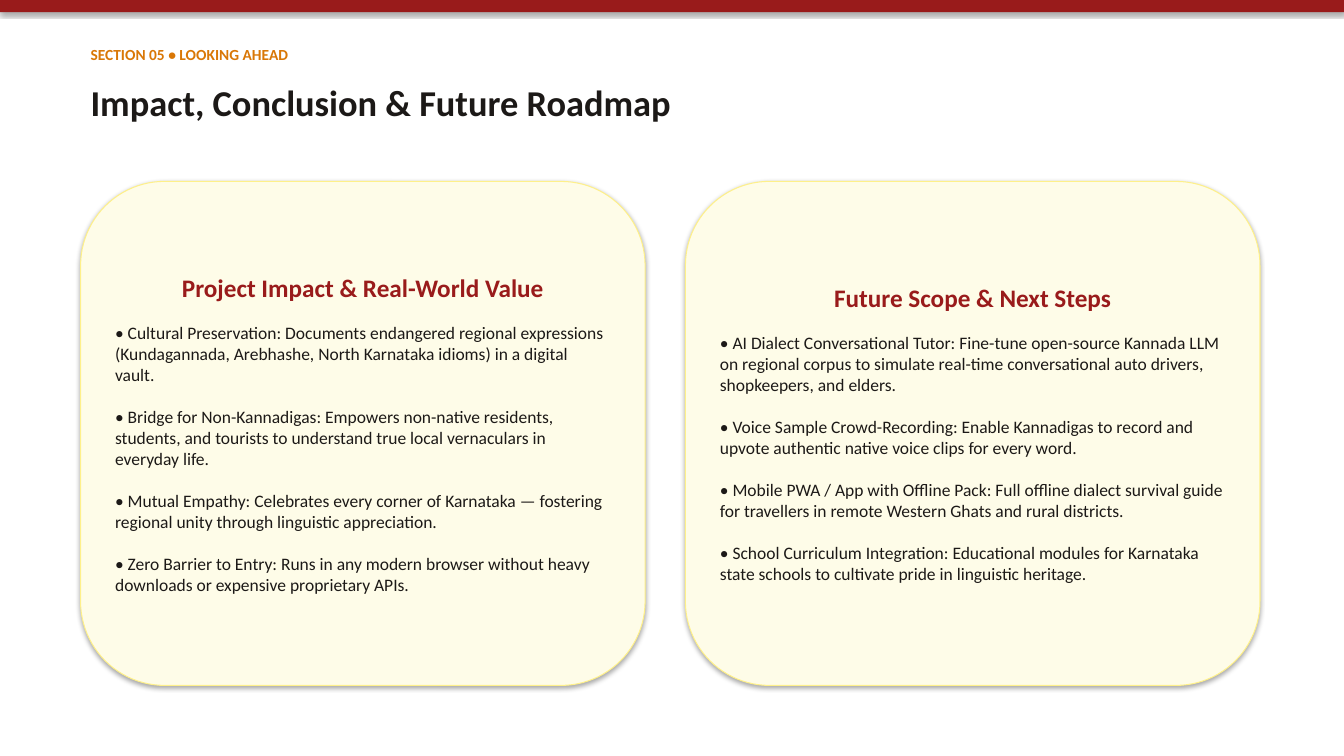
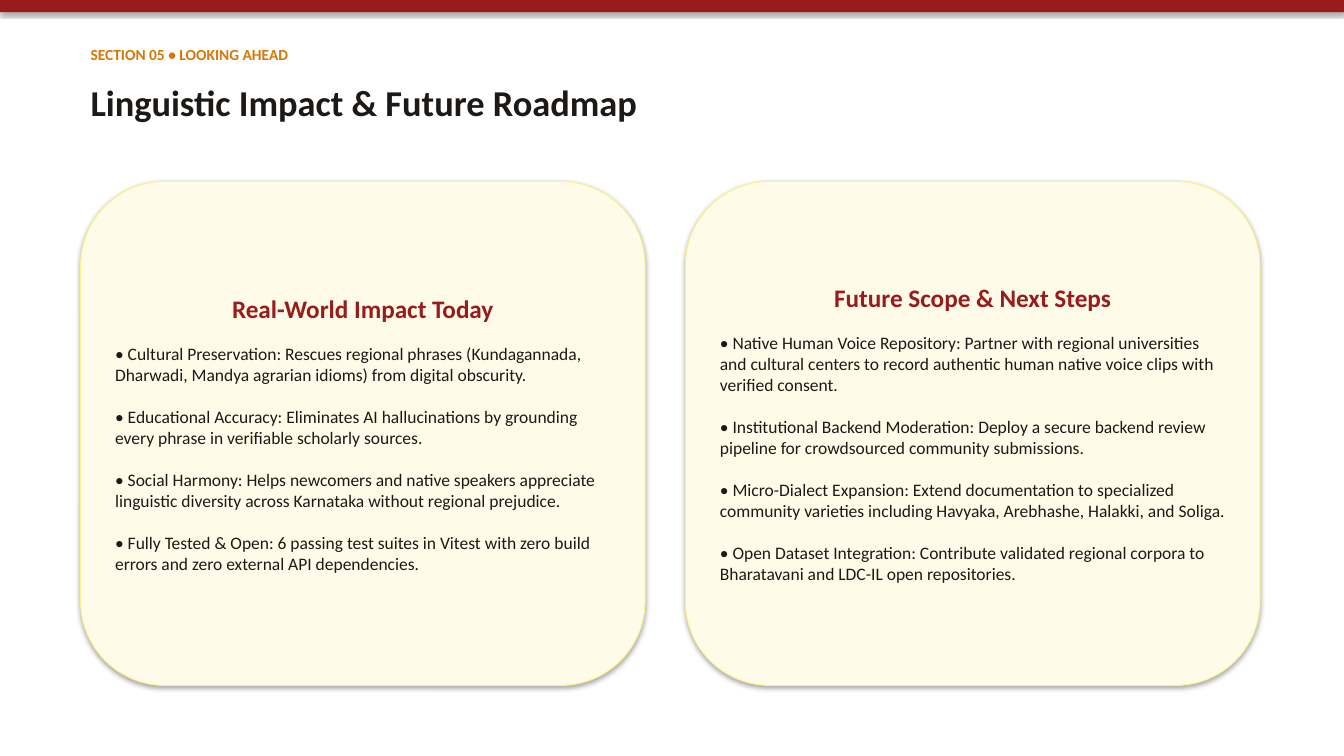
Before and after one commit to anandaram240-wq/yatrika-ai, a slide deck: slide 6 of Namma_Kannada_Regional_Explorer_Presentation.pptx. Drawn at 1344x756 pixels with LibreOffice and Linux fonts; fonts in the diff are those of the drawing. Boxes give left, top, right and bottom in pixels: in the first picture for what was removed or moved away, otherwise in the second. Text is boxed around its words. In the diff, an @@ line names an element or a change of style, - is before the commit and + after.

Commit message:
Forensic audit: ground linguistic citations, eliminate simulated accent scores, transparent synthetic audio disclosure, and harden data integrity

```diff
--- a/Namma_Kannada_Regional_Explorer_Presentation.pptx
+++ b/Namma_Kannada_Regional_Explorer_Presentation.pptx
@@ text at (91,90,637,122): text changed @@
-Impact, Conclusion & Future Roadmap
+Linguistic Impact & Future Roadmap
@@ text in rounded rectangle at (115,300,595,573): text changed @@
-Project Impact & Real-World Value
-• Cultural Preservation: Documents endangered regional expressions (Kundagannada, Arebhashe, North Karnataka idioms) in a digital vault.
-• Bridge for Non-Kannadigas: Empowers non-native residents, students, and tourists to understand true local vernaculars in everyday life.
-• Mutual Empathy: Celebrates every corner of Karnataka — fostering regional unity through linguistic appreciation.
-• Zero Barrier to Entry: Runs in any modern browser without heavy downloads or expensive proprietary APIs.
+Real-World Impact Today
+• Cultural Preservation: Rescues regional phrases (Kundagannada, Dharwadi, Mandya agrarian idioms) from digital obscurity.
+• Educational Accuracy: Eliminates AI hallucinations by grounding every phrase in verifiable scholarly sources.
+• Social Harmony: Helps newcomers and native speakers appreciate linguistic diversity across Karnataka without regional prejudice.
+• Fully Tested & Open: 6 passing test suites in Vitest with zero build errors and zero external API dependencies.
@@ text in rounded rectangle at (720,337,1225,583): text changed @@
-• AI Dialect Conversational Tutor: Fine-tune open-source Kannada LLM on regional corpus to simulate real-time conversational auto drivers, shopkeepers, and elders.
-• Voice Sample Crowd-Recording: Enable Kannadigas to record and upvote authentic native voice clips for every word.
-• Mobile PWA / App with Offline Pack: Full offline dialect survival guide for travellers in remote Western Ghats and rural districts.
-• School Curriculum Integration: Educational modules for Karnataka state schools to cultivate pride in linguistic heritage.
+• Native Human Voice Repository: Partner with regional universities and cultural centers to record authentic human native voice clips with verified consent.
+• Institutional Backend Moderation: Deploy a secure backend review pipeline for crowdsourced community submissions.
+• Micro-Dialect Expansion: Extend documentation to specialized community varieties including Havyaka, Arebhashe, Halakki, and Soliga.
+• Open Dataset Integration: Contribute validated regional corpora to Bharatavani and LDC-IL open repositories.
```
Also in this commit, not shown: 5 other slides changed, 18 other files.
